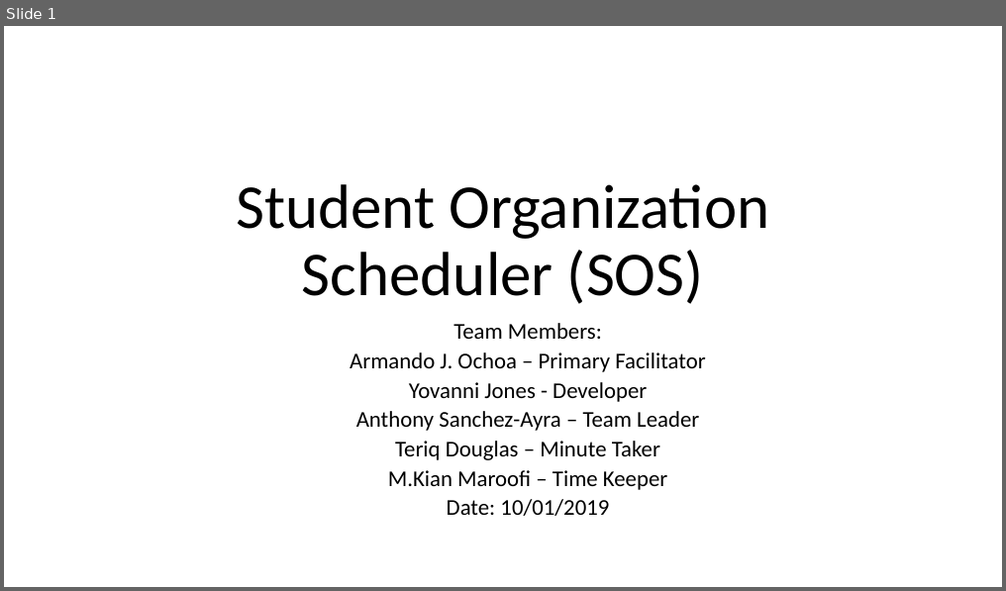
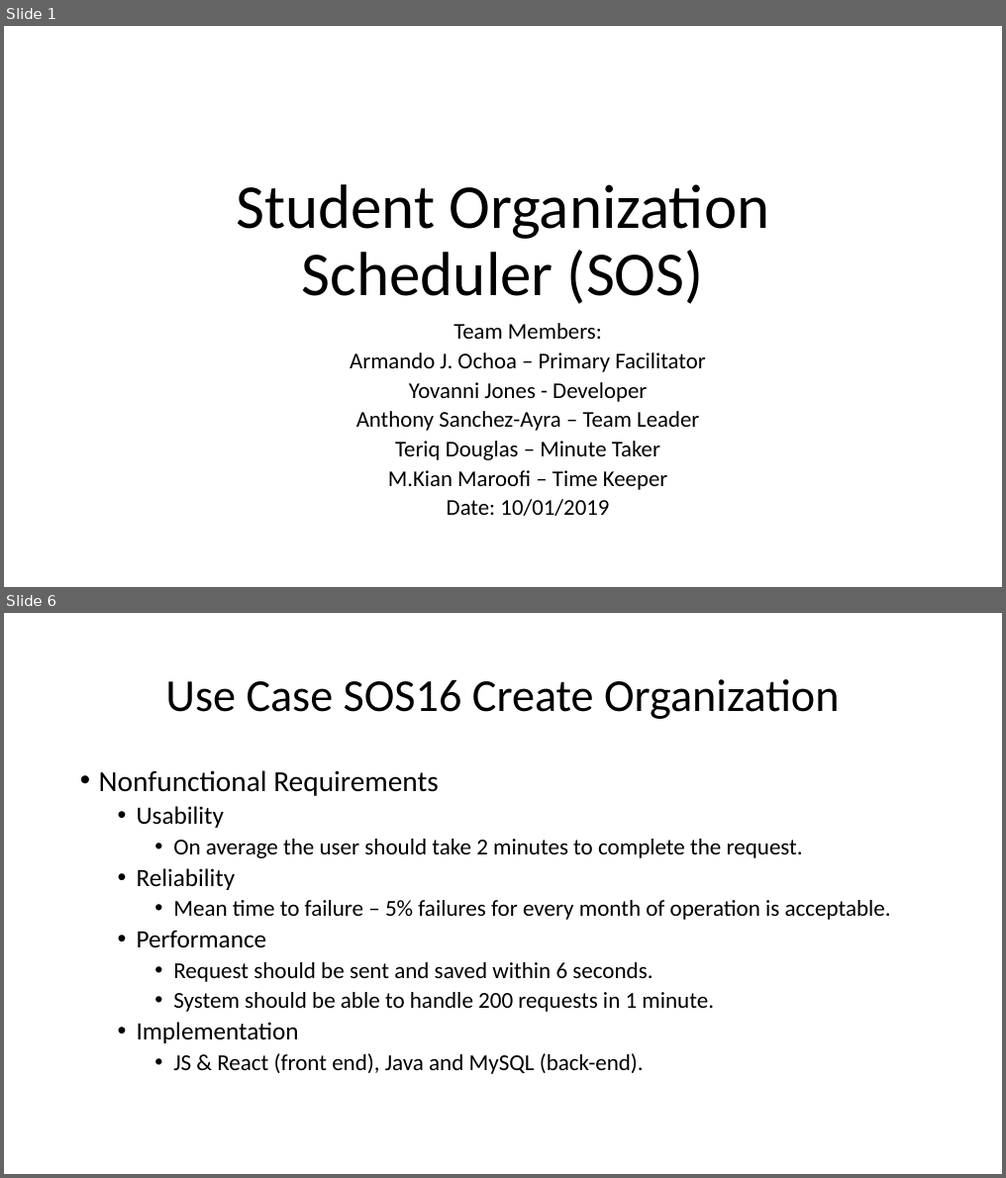
Before and after one commit to arocho032/CEN4010-Team-5, a slide deck: specifications/deliv1/SOS Deliverable 1 Presentation.pptx. Shown one above the other, each under a label of ours: slide 1 before the commit, slides 1 and 6 after it; the slides between them are not shown. The pictures are 1006x591 and 1006x1178 pixels, drawn with LibreOffice and Linux fonts; fonts in the diff are those of the drawing. Boxes give left, top, right and bottom in pixels: in the first picture for what was removed or moved away, otherwise in the second. Text is boxed around its words. In the diff, an @@ line names an element or a change of style, - is before the commit and + after.

```diff
--- a/specifications/deliv1/SOS Deliverable 1 Presentation.pptx
+++ b/specifications/deliv1/SOS Deliverable 1 Presentation.pptx
@@ slide 6 added at [4, 613, 1002, 1174], background #FFFFFF @@
@@ title added at [165, 679, 839, 719], 44 pt, text #000000 @@
+Use Case SOS16 Create Organization
@@ text added at [99, 770, 891, 1074], 22 pt, text #000000 @@
+• Nonfunctional Requirements
+  • Usability
+    • On average the user should take 2 minutes to complete the request.
+  • Reliability
+    • Mean time to failure – 5% failures for every month of operation is acceptable.
+  • Performance
+    • Request should be sent and saved within 6 seconds.
+    • System should be able to handle 200 requests in 1 minute.
+  • Implementation
+    • JS & React (front end), Java and MySQL (back-end).
```
Also in this commit, not shown: 10 slides changed, 3 other slides added, 4 slides removed, 1 other file.
